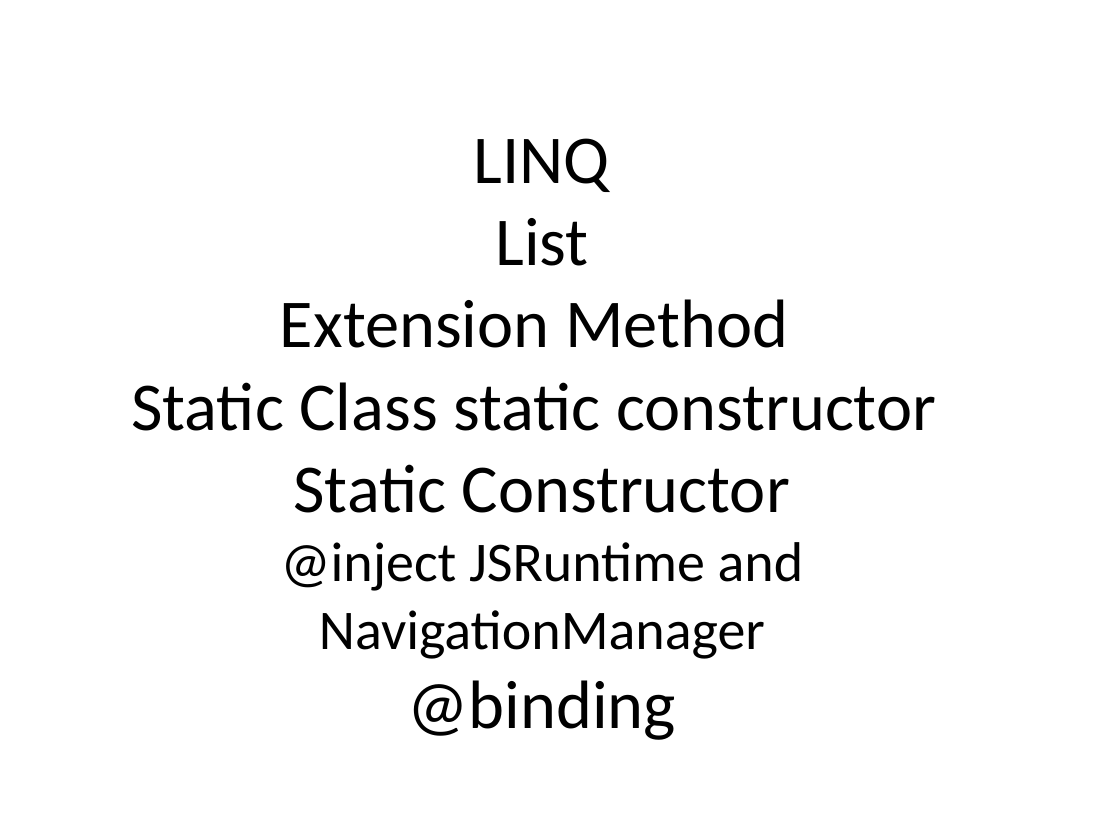
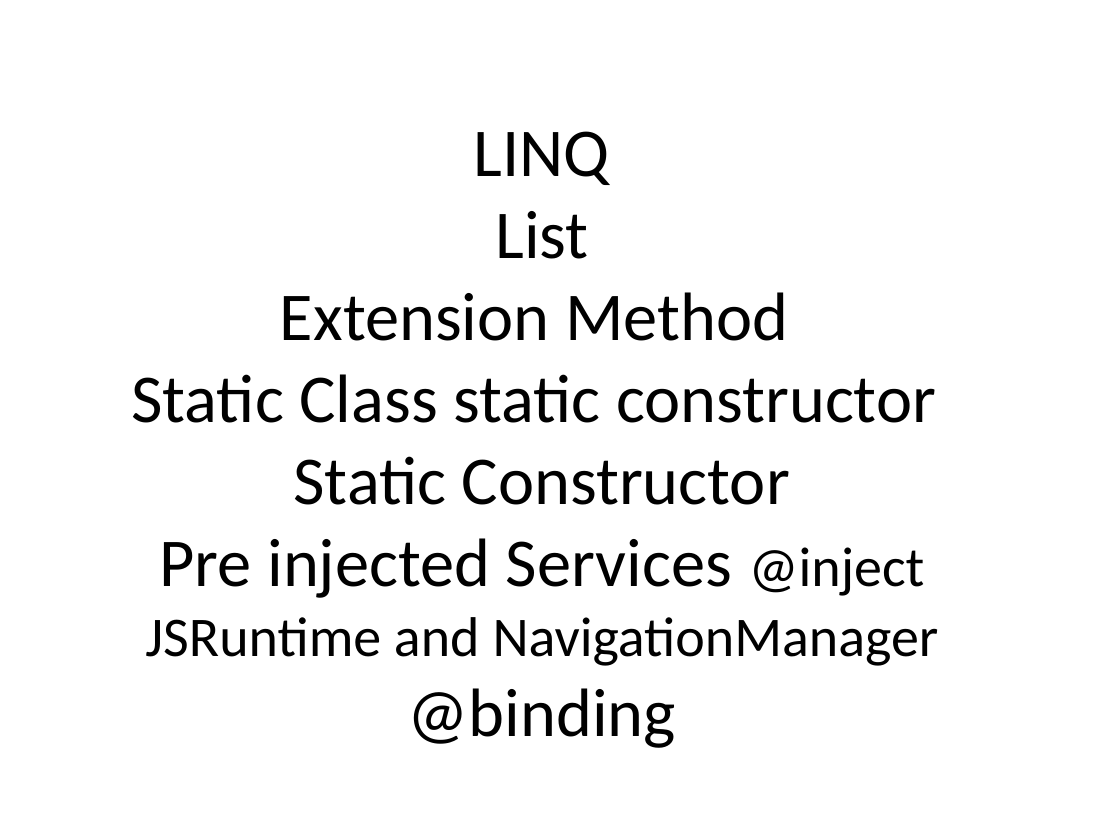
Before and after one commit to aishurv/Customer-Information, a slide deck: slide 3 of Info.pptx. Drawn at 1120x840 pixels with LibreOffice and Linux fonts; fonts in the diff are those of the drawing. Boxes give left, top, right and bottom in pixels: in the first picture for what was removed or moved away, otherwise in the second. Text is boxed around its words. In the diff, an @@ line names an element or a change of style, - is before the commit and + after.

```diff
--- a/Info.pptx
+++ b/Info.pptx
@@ title at [131,131,939,748]: text changed @@
-LINQ
-List
-Extension Method
-Static Class static constructor
-Static Constructor
-@inject JSRuntime and NavigationManager
-@binding
+LINQ
+List
+Extension Method
+Static Class static constructor
+Static Constructor
+Pre injected Services @inject JSRuntime and NavigationManager
+@binding
```
Also in this commit, not shown: 1 other file.
